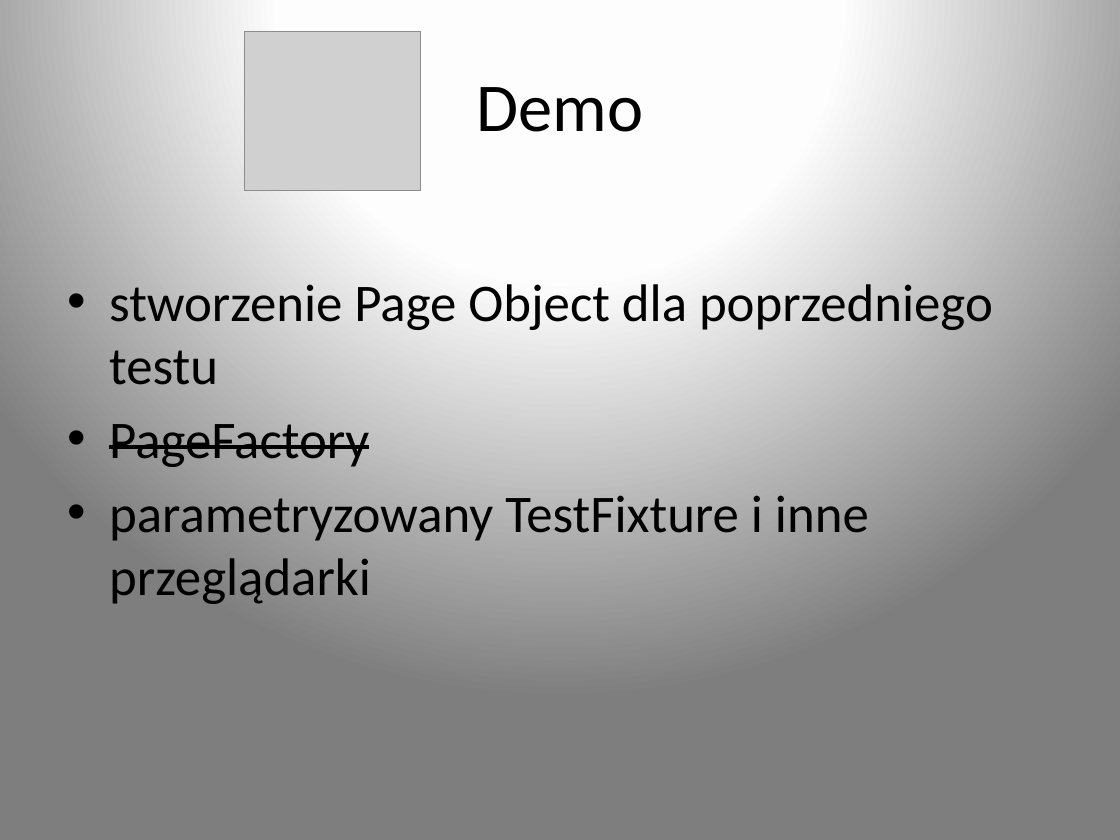
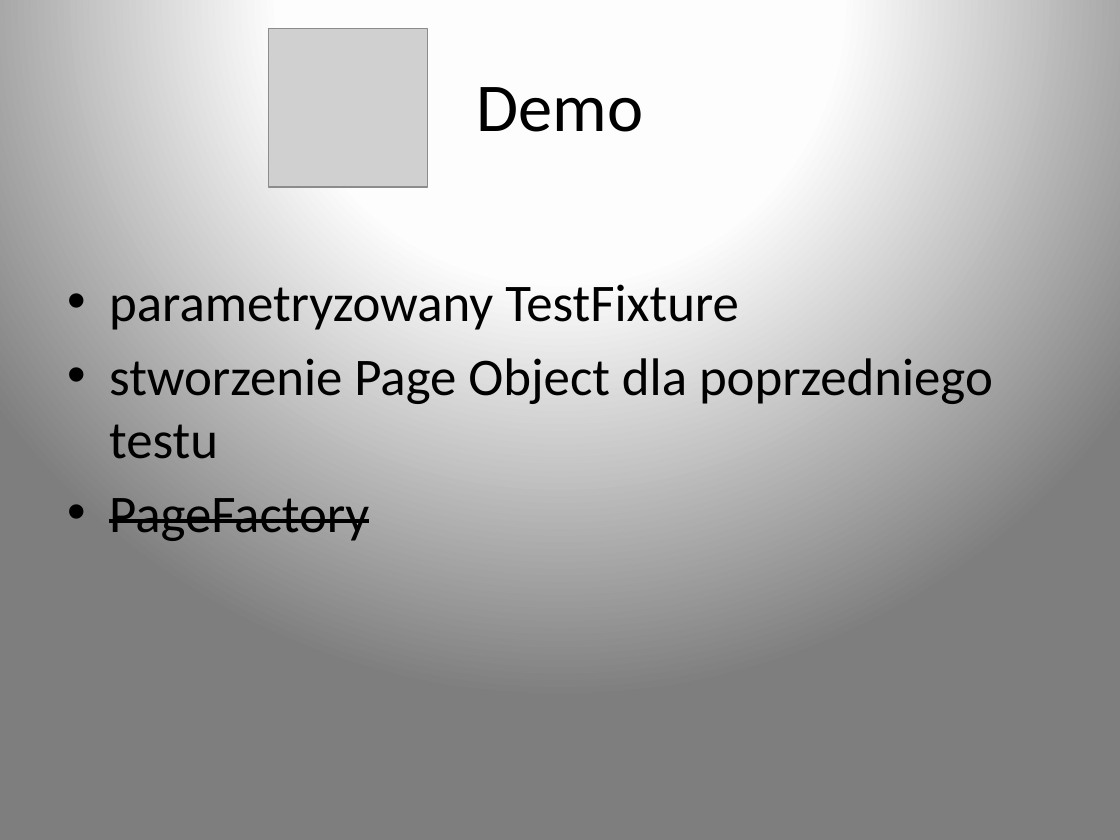
Before and after one commit to merdacz/AspNetTesting, a slide deck: slide 11 of presentation.pptx. Drawn at 1120x840 pixels with LibreOffice and Linux fonts; fonts in the diff are those of the drawing; grey boxes stand for pictures. Boxes give left, top, right and bottom in pixels: in the first picture for what was removed or moved away, otherwise in the second. Text is boxed around its words. In the diff, an @@ line names an element or a change of style, - is before the commit and + after.

```diff
--- a/presentation.pptx
+++ b/presentation.pptx
@@ picture: place and size @@
-picture at box(245, 32, 421, 192)
+picture at box(269, 28, 428, 187)
@@ text at box(109, 277, 739, 330): paragraph added @@
+• parametryzowany TestFixture
@@ text at box(109, 495, 869, 604): paragraph removed @@
-• parametryzowany TestFixture i inne przeglądarki
```
Also in this commit, not shown: 4 other slides changed.
